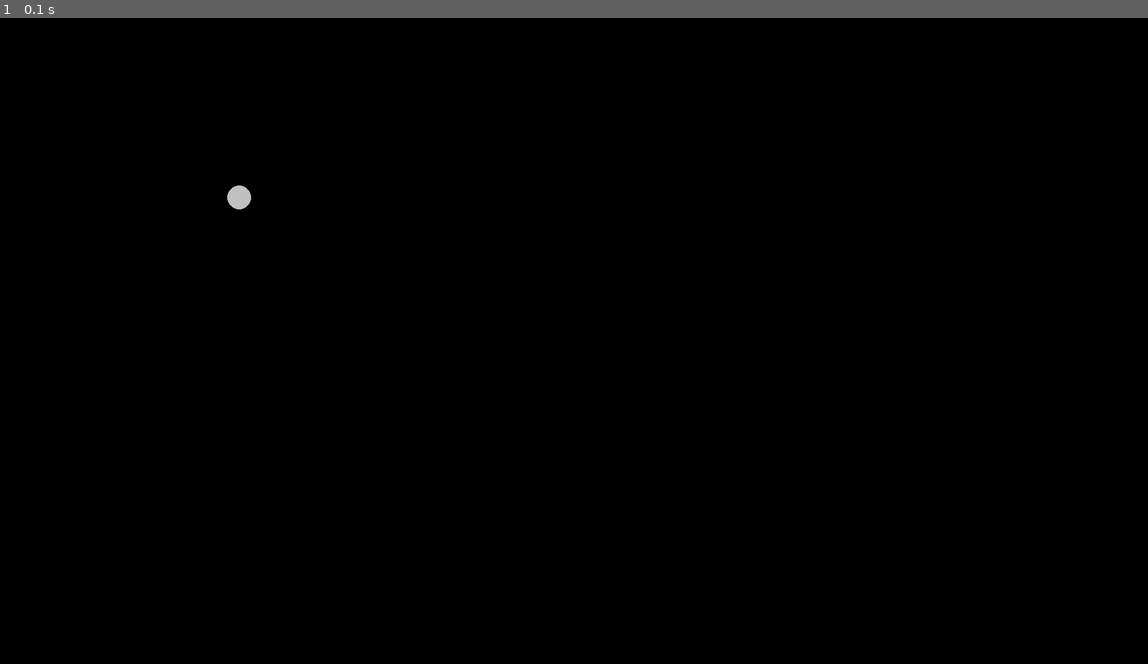
Above: before the commit, frame 1.
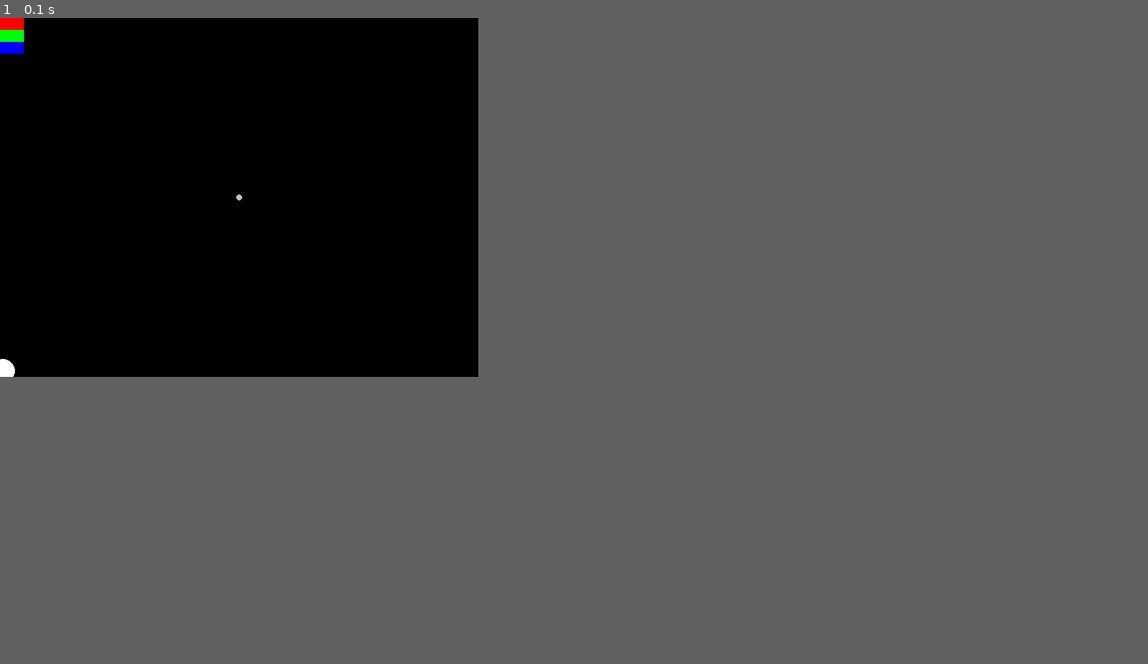
Above: after the commit, the same moment.

Repository: OpusMag/INF-1400
Game: pygame game, started from Assignment 1/breakout.py
Same seed, same stepped clock (60 frames per second), same inputs: the game is played once before the commit and once after it.
Inputs:
- Up to frame 1 (0.1 s): no input
In our replay, the window is 1920x1080 before the commit and 800x600 after it. These sizes can differ from the game's own. Grey fills any space a smaller window leaves; there, only what the larger window draws over its background counts as a difference.

The runs differ from the first frame. In frame 1, 0.2% of the frame differs, in the area x 0-22%, y 0-56%.

Commit message:
Update breakout.py

Diff:
--- a/Assignment 1/breakout.py
+++ b/Assignment 1/breakout.py
@@ -182,31 +182,31 @@
     #defining red brick variables
     brick_red_size_x = 40
     brick_red_size_y = 20
-    brick_red_pos_x = 20
-    brick_red_pos_y = 10
+    brick_red_pos_x = 0
+    brick_red_pos_y = 0
 
     #defining green brick variables
-    brick_green_size_x = 20
-    brick_green_size_y = 10
+    brick_green_size_x = 40
+    brick_green_size_y = 20
     brick_green_pos_x = 0
     brick_green_pos_y = 10
 
     #defining blue brick variables
-    brick_blue_size_x = 20
-    brick_blue_size_y = 10
+    brick_blue_size_x = 40
+    brick_blue_size_y = 20
     brick_blue_pos_x = 0
     brick_blue_pos_y = 20
 
     #defining paddle variables
     paddle_pos_x = pygame.mouse.get_pos()[0]
-    paddle_pos_y = 700
-    paddle_radius = 50
+    paddle_pos_y = 590
+    paddle_radius = 20
     paddle_speed = Vector2(2,0)
 
     #defining ball variables
     ball_pos_x = 400
     ball_pos_y = 300
-    ball_radius = 20
+    ball_radius = 5
     ball_speed = Vector2(2, -2)
 
     brick_red_ob = Brick_red(brick_red_pos_x, brick_red_pos_y, brick_red_size_x, brick_red_size_y)
@@ -225,11 +225,11 @@
         pygame.draw.rect(screen, (0, 0, 0), ((0, 0), screen_res))
         clock.tick(30)
 
-        brick_red_ob.draw()
-        brick_green_ob.draw()
-        brick_blue_ob.draw()
-        paddle_ob.draw()
-        ball_ob.draw()
+        brick_red_ob.draw(screen)
+        brick_green_ob.draw(screen)
+        brick_blue_ob.draw(screen)
+        paddle_ob.draw(screen)
+        ball_ob.draw(screen)
 
 #class for the red bricks
 class Brick_red:
@@ -240,12 +240,11 @@
         self.brick_red_pos_x = brick_red_pos_x
         self.brick_red_pos_y = brick_red_pos_y
 
-    def draw(self):
-        screen = pygame.display.set_mode()
-        rect = pygame.Rect(self.brick_red_pos_x, self.brick_red_pos_y, self.brick_red_size_x, self.brick_red_size_y)
-        #for brick_red in range(20):
-        pygame.draw.rect(screen, (255, 0, 0),
-            (self.brick_red_pos_x, self.brick_red_pos_y, self.brick_red_size_x, self.brick_red_size_y))
+    def draw(self,screen):
+            rect = pygame.Rect(self.brick_red_pos_x, self.brick_red_pos_y, self.brick_red_size_x, self.brick_red_size_y)
+            for brick_red in range(20):
+                pygame.draw.rect(screen, (255, 0, 0),
+                (self.brick_red_pos_x, self.brick_red_pos_y, self.brick_red_size_x, self.brick_red_size_y))
 
 #class for the green bricks
 class Brick_green:
@@ -255,8 +254,7 @@
         self.brick_green_pos_x = brick_green_pos_x
         self.brick_green_pos_y = brick_green_pos_y
 
-    def draw(self):
-        screen = pygame.display.set_mode()
+    def draw(self, screen):
         rect = pygame.Rect(self.brick_green_pos_x, self.brick_green_pos_y, self.brick_green_size_x, self.brick_green_size_y)
         for brick_green in range(20):
             pygame.draw.rect(screen, (0, 255, 0),
@@ -270,8 +268,7 @@
         self.brick_blue_pos_x = brick_blue_pos_x
         self.brick_blue_pos_y = brick_blue_pos_y
 
-    def draw(self):
-        screen = pygame.display.set_mode()
+    def draw(self, screen):
         rect = pygame.Rect(self.brick_blue_pos_x, self.brick_blue_pos_y, self.brick_blue_size_x, self.brick_blue_size_y)
         for brick_blue in range(20):
             pygame.draw.rect(screen, (0, 0, 255),
@@ -279,17 +276,17 @@
 
 #class and methods for the paddle
 class Paddle():
-    def __init__(self, paddle_radius, paddle_pos_x, paddle_pos_y, paddle_speed):
-        self.paddle_radius = paddle_radius
+    def __init__(self, paddle_pos_x, paddle_pos_y, paddle_radius, paddle_speed):
         self.paddle_pos_x = paddle_pos_x
         self.paddle_pos_y = paddle_pos_y
-        self.paddle_speed = paddle_speed
+        self.paddle_radius = paddle_radius
+        self.paddle_speed = 10
 
     def move(self):
-        self.paddle_speed += Vector2(2,-2)
-
-    def draw(self):
-        screen = pygame.display.set_mode()
+        self.paddle_pos_x += pygame.mouse.get_pos(screen)[0]
+        self.paddle_pos_y += 590
+
+    def draw(self, screen):
         #circle = pygame.circle(self.paddle_radius, self.paddle_pos_x, self.paddle_pos_y)
         pygame.draw.circle(screen, (255, 255, 255), (self.paddle_pos_x, self.paddle_pos_y), self.paddle_radius)
 
@@ -299,13 +296,13 @@
         self.ball_pos_x = ball_pos_x
         self.ball_pos_y = ball_pos_y
         self.ball_radius = ball_radius
-        self.ball_speed = ball_speed
+        self.ball_speed = Vector2(2, -2)
 
     def move(self):
-        self.ball_speed += Vector2(2, 0)
-
-    def draw(self):
-        screen = pygame.display.set_mode()
+        self.ball_pos_x += 1
+        self.ball_pos_y += -1
+
+    def draw(self, screen):
         #circle = pygame.Circle(self.ball_radius, self.ball_pos, self.ball_speed)
         pygame.draw.circle(screen, (192, 192, 192), (self.ball_pos_x, self.ball_pos_y), self.ball_radius)
 
@@ -324,3 +321,5 @@
 
 if __name__ == '__main__':
     breakout()
+    paddle.move()
+    ball.move()
